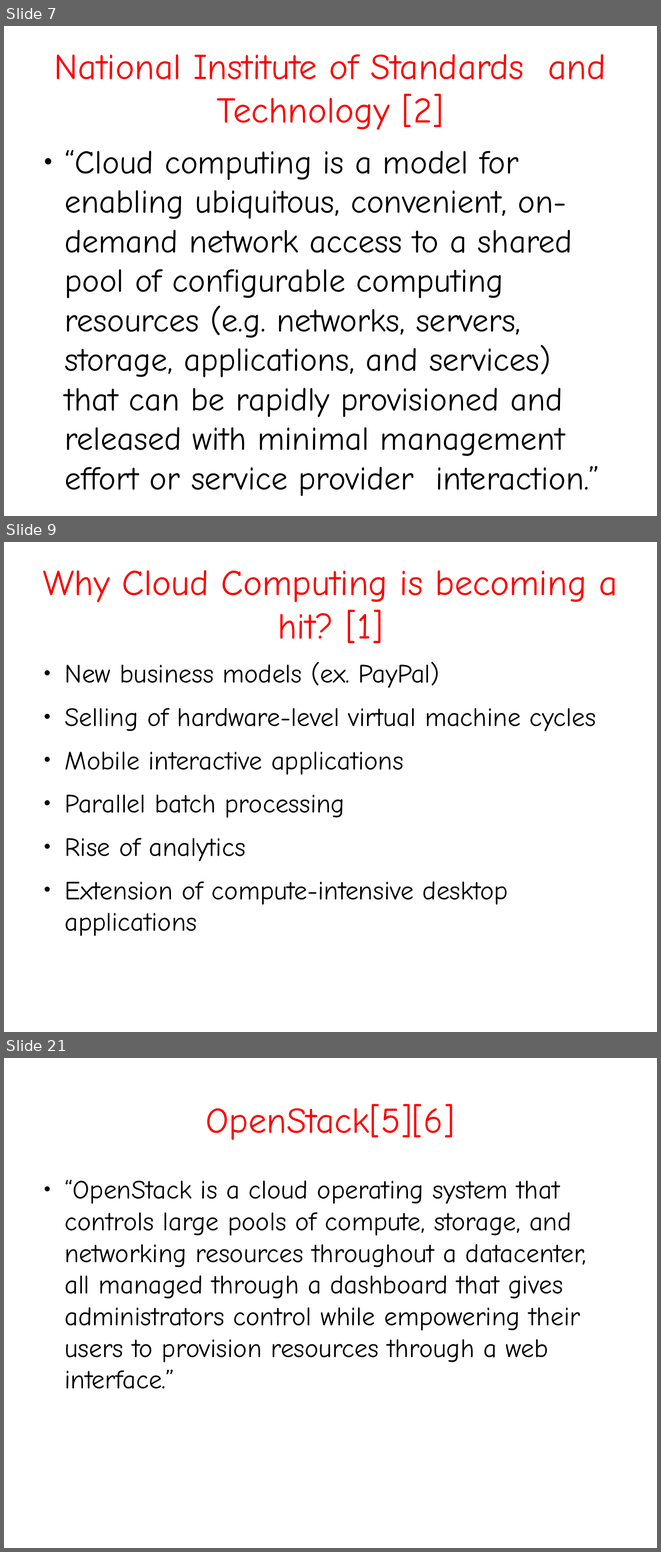
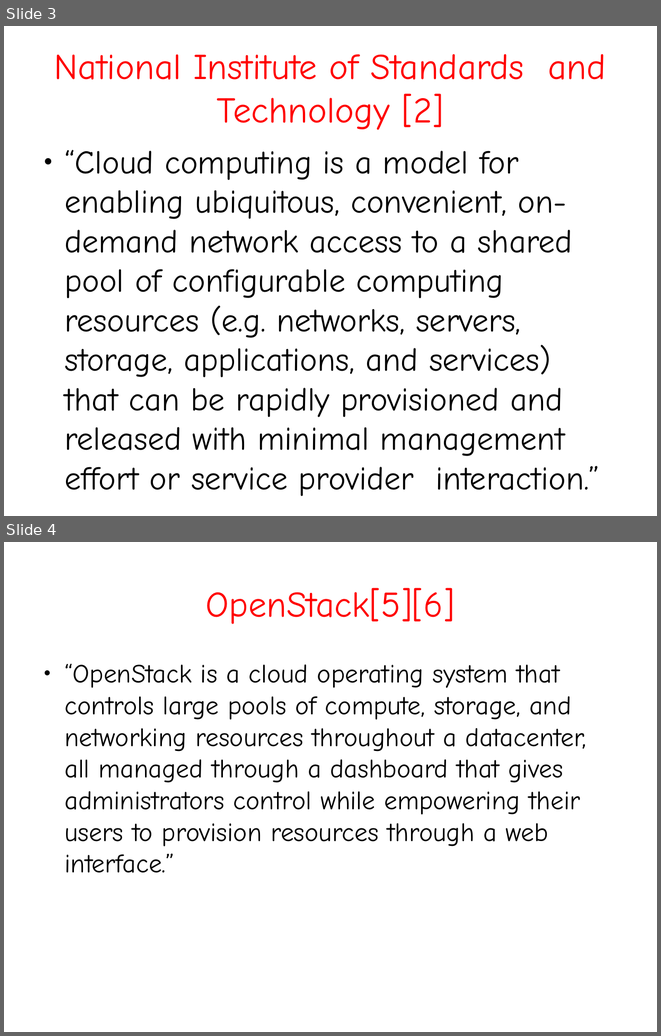
Before and after one commit to aanovelo/cmsc-137-ab5l-project, a slide deck: jach-phd/seminars/CMSC399-2-slides.odp. Shown one above the other, each under a label of ours: slides 7, 9 and 21 before the commit, slides 3 and 4 after it; the slides between them are not shown. The pictures are 661x1552 and 661x1036 pixels, drawn with LibreOffice and Linux fonts; fonts in the diff are those of the drawing. Boxes give left, top, right and bottom in pixels: in the first picture for what was removed or moved away, otherwise in the second. Text is boxed around its words. In the diff, an @@ line names an element or a change of style, - is before the commit and + after.

```diff
--- a/jach-phd/seminars/CMSC399-2-slides.odp
+++ b/jach-phd/seminars/CMSC399-2-slides.odp
@@ slide 9 removed at [4,542,657,1032], background #FFFFFF @@
@@ title removed at [43,570,617,643] @@
-Why Cloud Computing is becoming a hit? [1]
@@ text removed at [64,662,597,936] @@
-● New business models (ex. PayPal)
-● Selling of hardware-level virtual machine cycles
-● Mobile interactive applications
-● Parallel batch processing
-● Rise of analytics
-● Extension of compute-intensive desktop applications
@@ what was slide 7 is now slide 3 @@
@@ what was slide 21 is now slide 4 @@
```
Also in this commit, not shown: 3 slides added, 22 other slides removed.
